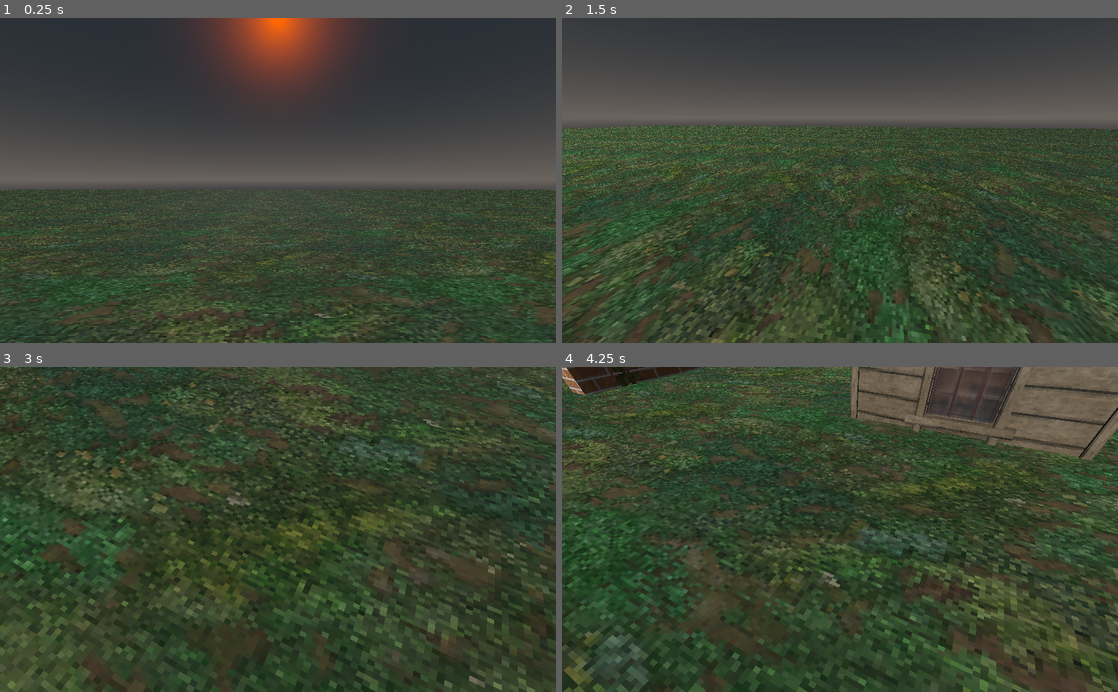
Above: before the commit, frames 1-4 (two rows, left to right).
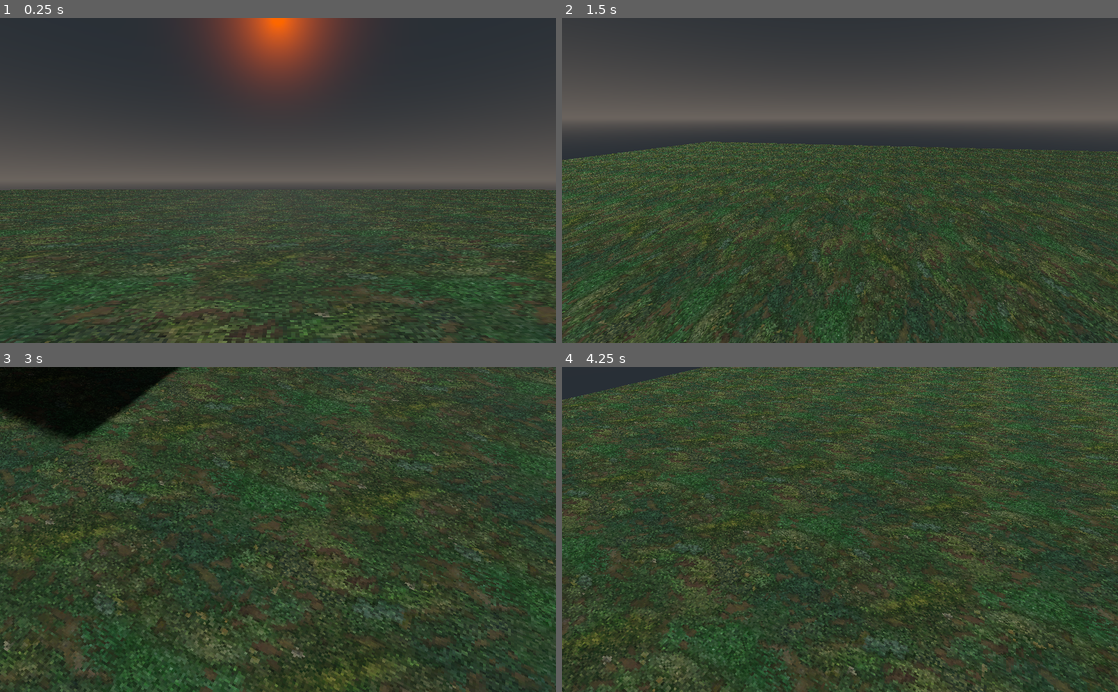
Above: after the commit, the same moments.

Repository: aalberti333/retro-fps
Game: Godot game, scene res://World.tscn
Two runs of this game, one before a commit and one after it. Both use one fixed random seed, a clock stepped at 60 frames per second and the inputs below.
Inputs (mouse positions are in pixels of both pictures, inside the frame that each line leads up to):
- Up to frame 1 (0.25 s): no input
- Up to frame 2 (1.5 s): tap Enter at 0.5 s; move the mouse to (962, 164) at 0.52 s; hold D (move_right) 0.53-1.28 s; tap Space (jump) at 0.6, 0.77, 1.07, 1.35 s; move the mouse to (728, 196) at 1.27 s; hold S (move_backwards) from 1.28 s (still down)
- Up to frame 3 (3 s): tap Space (jump) at 1.52, 1.82, 2.1, 2.75, 2.85 s; move the mouse to (333, 458) at 2.02 s; release S (move_backwards) at 2.03 s; hold D (move_right) 2.03-2.78 s; move the mouse to (250, 594) at 2.77 s; hold W (move_forwards) from 2.78 s (still down)
- Up to frame 4 (4.25 s): tap Space (jump) at 3.02, 3.32, 3.6, 3.77, 4.07 s; move the mouse to (1006, 578) at 3.52 s; release W (move_forwards) at 3.53 s; hold A (move_left) from 3.53 s (still down)

The runs differ from the first frame. In frame 1, 4.6% of the frame differs, in the area x 0-100%, y 52-100%; in frame 2, 25%; in frame 3, 36%; in frame 4, 42%, in the area x 0-100%, y 0-100%.

Commit message:
player movement

Diff:
--- a/World.tscn
+++ b/World.tscn
@@ -3,7 +3,7 @@
 [ext_resource path="res://environment/raw_assets/grass_lowres.png" type="Texture" id=1]
 [ext_resource path="res://environment/assets/brickwall.tscn" type="PackedScene" id=2]
 [ext_resource path="res://environment/assets/shed.tscn" type="PackedScene" id=3]
-[ext_resource path="res://player/Player.tscn" type="PackedScene" id=4]
+[ext_resource path="res://characters/player/Player.tscn" type="PackedScene" id=4]
 
 [sub_resource type="SpatialMaterial" id=1]
 albedo_texture = ExtResource( 1 )
--- /dev/null
+++ b/characters/CharacterMover.gd
@@ -0,0 +1,69 @@
+extends Spatial
+
+var body_to_move : KinematicBody = null
+
+export var move_accel = 4
+export var max_speed = 25
+var drag = 0.0
+export var jump_force = 30
+export var gravity = 60
+
+var pressed_jump = false
+var move_vec : Vector3
+var velocity : Vector3
+var snap_vec : Vector3
+# explained in video 4 at 17:10
+# If set to true, it will move forward on the global plane, not the direction you're looking
+# We'll want to set this to true for AI, but false for the player
+export var ignore_rotation = false
+
+signal movement_info
+
+var frozen = false
+
+func _ready():
+	drag = float(move_accel) / max_speed
+
+func init(_body_to_move: KinematicBody):
+	body_to_move = _body_to_move
+
+func jump():
+	pressed_jump = true
+
+func set_move_vec(_move_vec: Vector3):
+	move_vec = _move_vec.normalized()
+
+func _physics_process(delta):
+	if frozen:
+		return
+	var cur_move_vec = move_vec
+	if !ignore_rotation:
+		cur_move_vec = cur_move_vec.rotated(Vector3.UP, body_to_move.rotation.y)
+	velocity += move_accel * cur_move_vec - velocity * Vector3(drag, 0, drag) + gravity * Vector3.DOWN * delta
+	velocity = body_to_move.move_and_slide_with_snap(velocity, snap_vec, Vector3.UP)
+
+	# only updates when calling move and slide, so if we move down and we touch the floor, this will be true
+	var grounded = body_to_move.is_on_floor()
+
+	# always want to move down to keep this updated. If velocity.y is 0 instead,
+	# this will be false next frame because we won't have moved down and touched the ground at all.
+	# (grounded updates every physics frame, so this keeps it true so we can go through additional logic)
+	if grounded:
+		velocity.y = -0.01
+	# only jump if we're on the ground
+	if grounded and pressed_jump:
+		velocity.y = jump_force
+		# set this so we don't stick to the ground anymore
+		snap_vec = Vector3.ZERO
+	else:
+		# set this so we WILL stick to the ground if we haven't just jumped
+		snap_vec = Vector3.DOWN
+	# This way pressed_jump is only true for one physics frame
+	pressed_jump = false
+	emit_signal("movement_info", velocity, grounded)
+
+func freeze():
+	frozen = true
+
+func unfreeze():
+	frozen = false
--- /dev/null
+++ b/characters/player/Player.gd
@@ -0,0 +1,35 @@
+extends KinematicBody
+
+export var mouse_sens = 0.5
+
+onready var camera = $Camera
+onready var character_mover = $CharacterMover
+
+func _ready():
+	# makes mouse invisible, and keeps it at the center of the screen
+	Input.set_mouse_mode(Input.MOUSE_MODE_CAPTURED)
+	character_mover.init(self)
+
+func _process(delta):
+	if Input.is_action_just_pressed("exit"):
+		get_tree().quit()
+
+	var move_vec = Vector3()
+	if Input.is_action_pressed("move_forwards"):
+		move_vec += Vector3.FORWARD
+	if Input.is_action_pressed("move_backwards"):
+		move_vec += Vector3.BACK
+	if Input.is_action_pressed("move_left"):
+		move_vec += Vector3.LEFT
+	if Input.is_action_pressed("move_right"):
+		move_vec += Vector3.RIGHT
+	character_mover.set_move_vec(move_vec)
+	if Input.is_action_just_pressed("jump"):
+		character_mover.jump()
+
+func _input(event):
+	if event is InputEventMouseMotion:
+		# Ensures y adjusts as x changes
+		rotation_degrees.y -= mouse_sens * event.relative.x
+		camera.rotation_degrees.x -= mouse_sens * event.relative.y
+		camera.rotation_degrees.x = clamp(camera.rotation_degrees.x, -90, 90)
--- a/player/Player.tscn
+++ b/characters/player/Player.tscn
@@ -1,6 +1,7 @@
-[gd_scene load_steps=3 format=2]
+[gd_scene load_steps=4 format=2]
 
-[ext_resource path="res://player/Player.gd" type="Script" id=1]
+[ext_resource path="res://characters/CharacterMover.gd" type="Script" id=1]
+[ext_resource path="res://characters/player/Player.gd" type="Script" id=2]
 
 [sub_resource type="CapsuleShape" id=1]
 radius = 0.5
@@ -9,7 +10,7 @@
 transform = Transform( 1, 0, 0, 0, 1, 0, 0, 0, 1, 0, 1, 0 )
 collision_layer = 2
 collision_mask = 3
-script = ExtResource( 1 )
+script = ExtResource( 2 )
 
 [node name="CollisionShape" type="CollisionShape" parent="."]
 transform = Transform( 1, 0, 0, 0, -1.62921e-07, -1, 0, 1, -1.62921e-07, 0, 0, 0 )
@@ -17,3 +18,6 @@
 
 [node name="Camera" type="Camera" parent="."]
 transform = Transform( 1, 0, 0, 0, 1, 0, 0, 0, 1, 0, 0.75, 0 )
+
+[node name="CharacterMover" type="Spatial" parent="."]
+script = ExtResource( 1 )
--- a/player/Player.gd
+++ /dev/null
@@ -1,16 +0,0 @@
-extends KinematicBody
-
-export var mouse_sens = 0.5
-
-onready var camera = $Camera
-
-func _process(delta):
-	if Input.is_action_just_pressed("exit"):
-		get_tree().quit()
-
-func _input(event):
-	if event is InputEventMouseMotion:
-		# Ensures y adjusts as x changes
-		rotation_degrees.y -= mouse_sens * event.relative.x
-		camera.rotation_degrees.x -= mouse_sens * event.relative.y
-		camera.rotation_degrees.x = clamp(camera.rotation_degrees.x, -90, 90)
